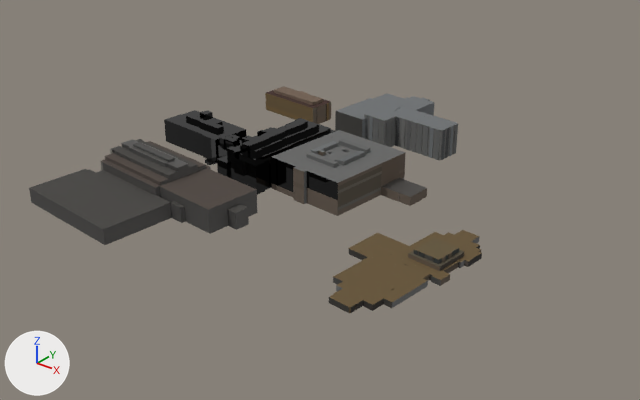
The glTF model v2/tiles/t_1_0.far.glb: old version first, new version second.
Both versions are drawn from a 50 mm camera at (712.0, -568.0, 262.0) aimed at (366.0, -136.0, -6.0). Arrows for +X, +Y and +Z are at lower left; the lights stay in place. The picture after the commit comes second. Where no turn or scale is listed for an object, it has been applied to the vertices. Vertices at exactly the same position are counted once.

Before the edit, the objects in view are built like this:
```python
me_opaque = bpy.data.meshes.new('opaque')
me_opaque.from_pydata(...)  # 2257 vertices, 2856 faces; spans x -143.0..143.0, y -147.0..147.0, z -15.0..15.0
me_opaque.materials.append(mat_palettematerial001)
ob_opaque = bpy.data.objects.new('opaque', me_opaque)
ob_opaque.location = (355.6, -130.5, 14.8)
```
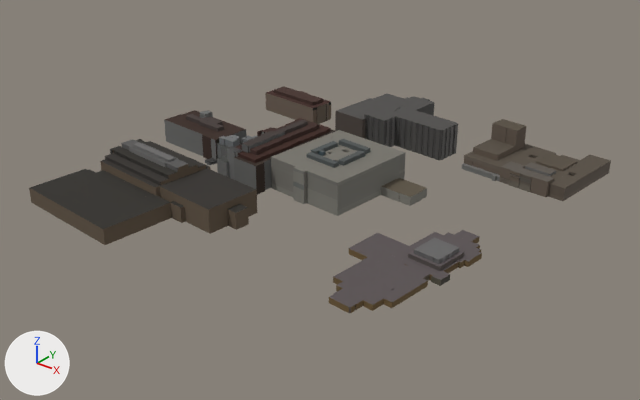
Where the newer file only moved an object's origin or applied its transform, the numbers keep the older frame.

What differs and where, as boxes (x1, y1, x2, y2) in the pictures (640 x 400 px):
'opaque', reshaped (28% wider)
    before: (29, 86, 482, 313)
    after: (29, 86, 611, 313)
part 1 of me_opaque, added (brown)
    after: (462, 119, 611, 201)
part 2 of me_opaque, surface changed
    both: (29, 93, 482, 313)

Edits to the bpy script that builds the scene:
```text
Change me_opaque:
    used by ob_opaque; location = (355.6, -130.5, 14.8)
    remove me_opaque.from_pydata(...)  # 2257 vertices, 2856 faces; spans x -143.0..143.0, y -147.0..147.0, z -15.0..15.0
    add me_opaque.from_pydata(...)  # 2659 vertices, 3344 faces; spans x -143.0..153.0, y -147.0..152.0, z -15.0..15.0
    me_opaque part 1: a new loose piece of 402 vertices spanning x 65.0..153.0, y 85.0..152.0, z -15.0..12.0, in mat_palettematerial001
    me_opaque part 2: 2739 kept faces spanning x -143.0..143.0, y -147.0..147.0, z -15.0..15.0 get new texture (UV) coordinates
    other edits to the shape of me_opaque do not show in these pictures
```
